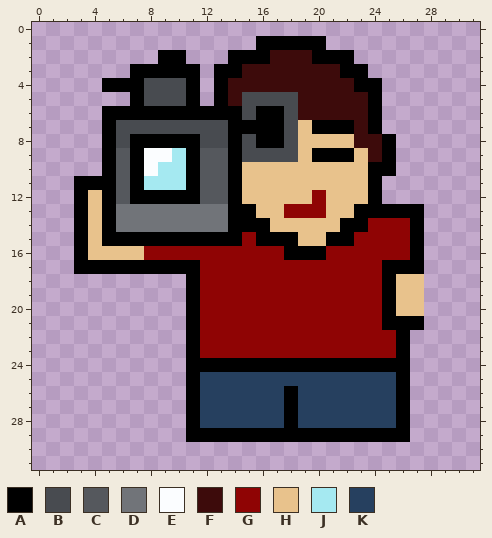
A pixel-art sprite gets an edit: src/main/resources/images/paparazzi.png. The picture above is the old version.
The file is 96x96 pixels, drawn in blocks of 3x3; one block is one cell here.
Palette (. is transparent): A #000000  B #484b50  C #55585d  D #717479  E #fbfdff  F #3d0b0b  G #8f0404  H #e8c28c  J #a5e9f1  K #26405f
Pixels before, first column x 3:
 1 .............AAAAA.......
 2 ......AA...AAAFFFAAA.....
 3 ....AAAAA.AAFFFFFFFAA....
 4 ..AAABBBA.AFFFFFFFFFAA...
 5 ....ABBBA.AFBBBBFFFFFA...
 6 ..AAAAAAAAAABAABFFFFFA...
 7 ..ABBBBBBBBAAAABHAAAFA...
 8 ..ABAAAAABBABAABHHHHFFA..
 9 ..ACAEEJACCABBBBHAAAHFA..
10 ..ACAEJJACCAHHHHHHHHHAA..
11 AAACAJJJACCAHHHHHHHHHA...
12 AHACAAAAACCAHHHHHGHHHA...
13 AHADDDDDDDDAAHHGGGHHAAAAA
14 AHADDDDDDDDAAAHHHHHAAGGGA
15 AHAAAAAAAAAAGAAAHHAAGGGGA
16 AHHHHGGGGGGGGGGAAAGGGGGGA
17 AAAAAAAAAGGGGGGGGGGGGGAAA
18 ........AGGGGGGGGGGGGGAHH
19 ........AGGGGGGGGGGGGGAHH
20 ........AGGGGGGGGGGGGGAHH
21 ........AGGGGGGGGGGGGGAAA
22 ........AGGGGGGGGGGGGGGA.
23 ........AGGGGGGGGGGGGGGA.
24 ........AAAAAAAAAAAAAAAA.
25 ........AKKKKKKKKKKKKKKA.
26 ........AKKKKKKAKKKKKKKA.
27 ........AKKKKKKAKKKKKKKA.
28 ........AKKKKKKAKKKKKKKA.
29 ........AAAAAAAAAAAAAAAA.
The same view after the edit:
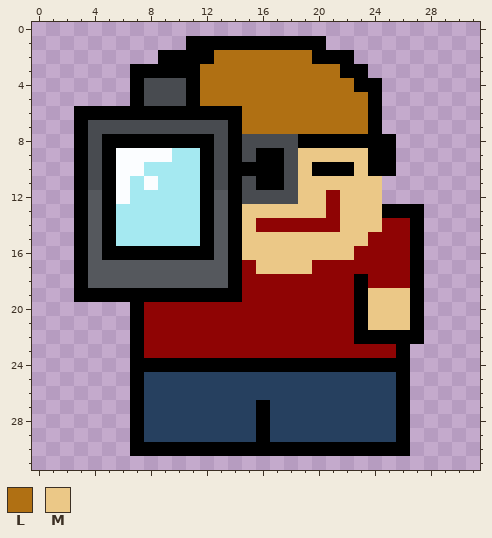
Colours new in this view: L #b07013  M #ebc887
Changes in this commit:
{"y":1,"x":11,"old":".....","new":"AAAAA"}
{"y":2,"x":11,"old":"...AAAFFF","new":"AALLLLLLL"}
{"y":3,"x":12,"old":".AAFFFFFFF","new":"LLLLLLLLLL"}
{"y":4,"x":5,"old":"AA","new":".."}
{"y":4,"x":12,"old":".AFFFFFFFFF","new":"LLLLLLLLLLL"}
{"y":5,"x":12,"old":".AFBBBBFFFFF","new":"LLLLLLLLLLLL"}
{"y":6,"x":3,"old":"..","new":"AA"}
{"y":6,"x":15,"old":"BAABFFFFF","new":"LLLLLLLLL"}
{"y":7,"x":3,"old":"..A","new":"ABB"}
{"y":7,"x":15,"old":"AAABHAAAF","new":"LLLLLLLLL"}
{"y":8,"x":3,"old":"..","new":"AB"}
{"y":8,"x":6,"old":"B","new":"A"}
{"y":8,"x":12,"old":"B","new":"A"}
{"y":8,"x":16,"old":"AA","new":"BB"}
{"y":8,"x":19,"old":"HHHHFF","new":"AAAAAA"}
{"y":9,"x":3,"old":"..","new":"AB"}
{"y":9,"x":6,"old":"CA","new":"EE"}
{"y":9,"x":11,"old":"ACC","new":"JAB"}
{"y":9,"x":16,"old":"BB","new":"AA"}
{"y":9,"x":19,"old":"HAAAHF","new":"MMMMMA"}
{"y":10,"x":3,"old":"..","new":"AB"}
{"y":10,"x":6,"old":"CAE","new":"EEJ"}
{"y":10,"x":11,"old":"ACC","new":"JAB"}
{"y":10,"x":15,"old":"HHHHHHHHH","new":"AAABMAAAM"}
{"y":11,"x":4,"old":"A","new":"B"}
{"y":11,"x":6,"old":"CAJ","new":"EJE"}
{"y":11,"x":11,"old":"ACC","new":"JAB"}
{"y":11,"x":15,"old":"HHHHHHHHHA","new":"BAABMMMMMM"}
{"y":12,"x":4,"old":"H","new":"C"}
{"y":12,"x":6,"old":"CAAAAAC","new":"EJJJJJA"}
{"y":12,"x":15,"old":"HHHHHGHHHA","new":"BBBBMMGMMM"}
{"y":13,"x":4,"old":"H","new":"C"}
{"y":13,"x":6,"old":"DDDDDDDD","new":"JJJJJJAC"}
{"y":13,"x":15,"old":"AHHGGGHHAA","new":"MMMMMMGMMM"}
{"y":14,"x":4,"old":"H","new":"C"}
{"y":14,"x":6,"old":"DDDDDDDD","new":"JJJJJJAC"}
{"y":14,"x":15,"old":"AAHHHHHAAG","new":"MGGGGGGMMM"}
{"y":15,"x":4,"old":"H","new":"C"}
{"y":15,"x":6,"old":"AAAAAA","new":"JJJJJJ"}
{"y":15,"x":13,"old":"A","new":"C"}
{"y":15,"x":15,"old":"GAAAHHAAG","new":"MMMMMMMMM"}
{"y":16,"x":4,"old":"HHHHGGGGGGGGGGAAAGG","new":"CAAAAAAAACAMMMMMMMM"}
{"y":17,"x":4,"old":"AAAAAAAAGGG","new":"CCCCCCCCCCA"}
{"y":17,"x":16,"old":"GGGG","new":"MMMM"}
{"y":17,"x":25,"old":"AA","new":"GG"}
{"y":18,"x":3,"old":"........AGGG","new":"ACCCCCCCCCCA"}
{"y":18,"x":23,"old":"G","new":"A"}
{"y":18,"x":25,"old":"AHH","new":"GGA"}
{"y":19,"x":3,"old":"........","new":"AAAAAAAA"}
{"y":19,"x":12,"old":"GGG","new":"AAA"}
{"y":19,"x":23,"old":"GGAHH","new":"AMMMA"}
{"y":20,"x":7,"old":"....A","new":"AGGGG"}
{"y":20,"x":23,"old":"GGAHH","new":"AMMMA"}
{"y":21,"x":7,"old":"....A","new":"AGGGG"}
{"y":21,"x":23,"old":"GGAA","new":"AMMM"}
{"y":22,"x":7,"old":"....A","new":"AGGGG"}
{"y":22,"x":23,"old":"GGG","new":"AAA"}
{"y":22,"x":27,"old":".","new":"A"}
{"y":23,"x":7,"old":"....A","new":"AGGGG"}
{"y":24,"x":7,"old":"....","new":"AAAA"}
{"y":25,"x":7,"old":"....A","new":"AKKKK"}
{"y":26,"x":7,"old":"....A","new":"AKKKK"}
{"y":26,"x":18,"old":"A","new":"K"}
{"y":27,"x":7,"old":"....A","new":"AKKKK"}
{"y":27,"x":16,"old":"K","new":"A"}
{"y":27,"x":18,"old":"A","new":"K"}
{"y":28,"x":7,"old":"....A","new":"AKKKK"}
{"y":28,"x":16,"old":"K","new":"A"}
{"y":28,"x":18,"old":"A","new":"K"}
{"y":29,"x":7,"old":"....AAAAA","new":"AKKKKKKKK"}
{"y":29,"x":17,"old":"AAAAAAAAA","new":"KKKKKKKKK"}
{"y":30,"x":7,"old":"....................","new":"AAAAAAAAAAAAAAAAAAAA"}
{"label":"changed","picture_box":[74,36,424,456]}
